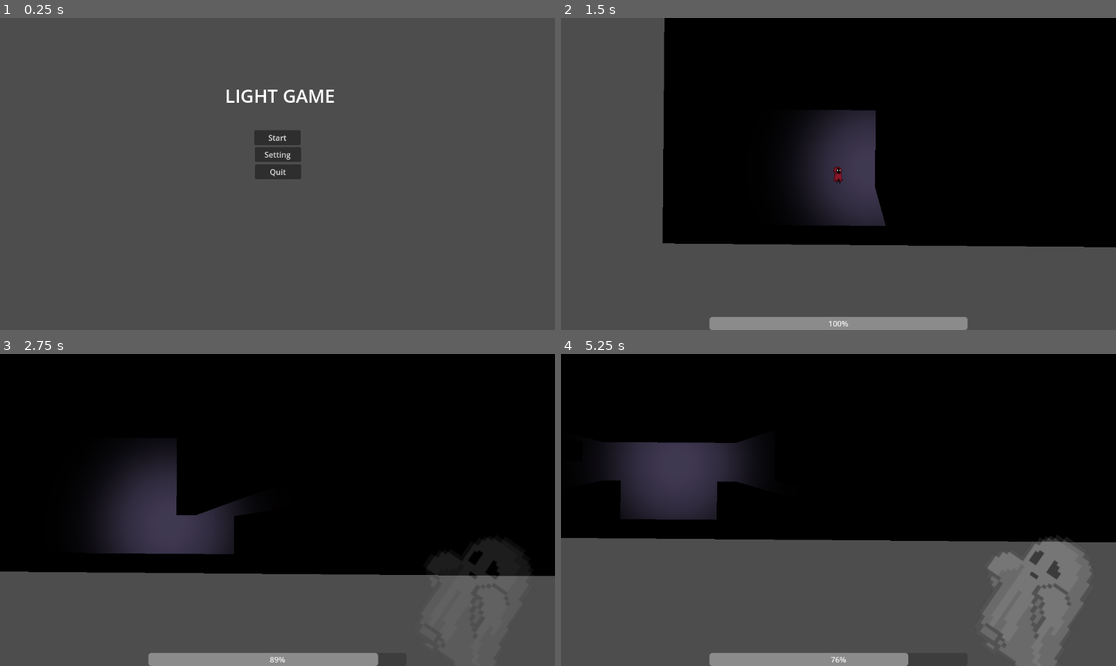
Above: before the commit, frames 1-4 (two rows, left to right).
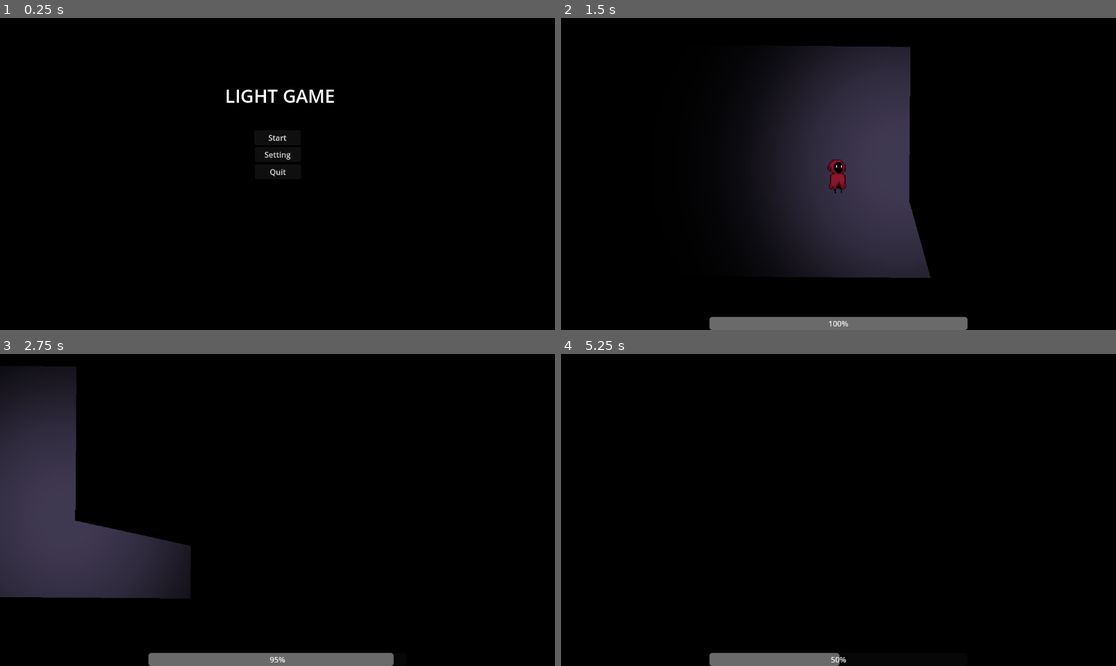
Above: after the commit, the same moments.

Repository: siedzetutaj/Light_Game
Game: Godot game, scene res://gameInstance/game_instance.tscn
The game is run twice, just before and just after one commit, with the same random seed, the same clock (stepped at 60 frames per second) and the same inputs.
Inputs (mouse positions are in pixels of both pictures, inside the frame that each line leads up to):
- Up to frame 1 (0.25 s): no input
- Up to frame 2 (1.5 s): click "Start" at 0.5 s; tap Enter (ui_accept) at 1.25 s; move the mouse to (960, 158) at 1.27 s; hold Right (ui_right) from 1.28 s (still down)
- Up to frame 3 (2.75 s): keep holding Right (ui_right); tap Enter (ui_accept) at 1.52, 2.27 s; move the mouse to (166, 525) at 2.02 s
- Up to frame 4 (5.25 s): move the mouse to (894, 441) at 2.77 s; release Right (ui_right) at 2.78 s; hold Left (ui_left) 2.78-3.53 s; move the mouse to (810, 572) at 3.52 s; hold Right (ui_right) 3.53-5.03 s; tap Enter (ui_accept) at 3.77, 4.52 s; move the mouse to (1005, 556) at 4.27 s; move the mouse to (672, 463) at 5.02 s; hold Left (ui_left) from 5.03 s (still down)

The runs differ from the first frame. In frame 1, 100% of the frame differs, in the area x 0-100%, y 0-100%; in frame 2, 53%; in frame 3, 46%; in frame 4, 46%.

Commit message:
shaders

Diff:
--- a/Sprite2D.gd
+++ b/Sprite2D.gd
@@ -3,6 +3,5 @@
 @export var player_body: CharacterBody2D
 @export var appear_value:float = 100
 
-func _process(delta):
+func _process(_delta):
 	modulate.a = (appear_value - player_body.fear)/100
-	pass
--- a/project.godot
+++ b/project.godot
@@ -10,7 +10,7 @@
 
 [application]
 
-config/name="Learning"
+config/name="Light_Game"
 run/main_scene="res://gameInstance/game_instance.tscn"
 config/features=PackedStringArray("4.1", "Forward Plus")
 config/icon="res://icon.svg"
@@ -57,3 +57,7 @@
 , Object(InputEventKey,"resource_local_to_scene":false,"resource_name":"","device":-1,"window_id":0,"alt_pressed":false,"shift_pressed":false,"ctrl_pressed":false,"meta_pressed":false,"pressed":false,"keycode":0,"physical_keycode":83,"key_label":0,"unicode":115,"echo":false,"script":null)
 ]
 }
+
+[rendering]
+
+environment/defaults/default_clear_color=Color(0, 0, 0, 1)
--- /dev/null
+++ b/scenes/ColorRect.gd
@@ -0,0 +1,7 @@
+extends ColorRect
+
+@export var player_body: CharacterBody2D
+
+
+func _process(_delta):
+	modulate.a = (100 - player_body.fear)/100
--- a/scenes/game.tscn
+++ b/scenes/game.tscn
@@ -16,22 +16,23 @@
 [node name="Player" parent="." instance=ExtResource("1_xieed")]
 light_mask = 3
 visibility_layer = 3
-position = Vector2(19, 130)
+position = Vector2(20, 100)
 
 [node name="Light" parent="." instance=ExtResource("3_p0v0p")]
-position = Vector2(19, 91)
-
-[node name="Camera2D" type="Camera2D" parent="."]
-zoom = Vector2(2.685, 2.685)
+position = Vector2(-2, 80)
+metadata/_edit_lock_ = true
 
 [node name="CanvasModulate" type="CanvasModulate" parent="."]
 color = Color(0, 0, 0, 1)
+metadata/_edit_lock_ = true
 
 [node name="CanvasLayer" type="CanvasLayer" parent="."]
 
 [node name="UI" parent="CanvasLayer" instance=ExtResource("5_xy10v")]
+metadata/_edit_lock_ = true
 
 [node name="CanvasLayer2" type="CanvasLayer" parent="."]
 
 [node name="GameOverScrean" parent="CanvasLayer2" instance=ExtResource("6_fi5uh")]
 visible = false
+metadata/_edit_lock_ = true
--- a/scenes/player.tscn
+++ b/scenes/player.tscn
@@ -1,54 +1,22 @@
-[gd_scene load_steps=13 format=3 uid="uid://cbcs3daelmlmy"]
+[gd_scene load_steps=15 format=3 uid="uid://cbcs3daelmlmy"]
 
 [ext_resource type="Script" path="res://Player.gd" id="1_gqcpc"]
 [ext_resource type="Texture2D" uid="uid://cur1jujuo6kx1" path="res://AnimationSheet_Character.png" id="2_4sxwq"]
 [ext_resource type="Script" path="res://scenes/Player_movement.gd" id="3_5l3mh"]
+[ext_resource type="Shader" path="res://shaders/game.gdshader" id="4_eto7l"]
 [ext_resource type="Script" path="res://scenes/Animations.gd" id="4_l56bn"]
 [ext_resource type="Script" path="res://scenes/Node2D.gd" id="5_yoisq"]
-[ext_resource type="PackedScene" uid="uid://cttbpbthh46x" path="res://scenes/ghost.tscn" id="6_omw5x"]
+[ext_resource type="Script" path="res://scenes/ColorRect.gd" id="5_ys2yh"]
 
 [sub_resource type="RectangleShape2D" id="RectangleShape2D_n555g"]
 size = Vector2(9, 15)
-
-[sub_resource type="Animation" id="Animation_serl1"]
-resource_name = "walk_right"
-length = 0.8
-loop_mode = 1
-tracks/0/type = "value"
-tracks/0/imported = false
-tracks/0/enabled = true
-tracks/0/path = NodePath("Sprite2D:frame_coords")
-tracks/0/interp = 1
-tracks/0/loop_wrap = true
-tracks/0/keys = {
-"times": PackedFloat32Array(0, 0.1, 0.2, 0.3, 0.4, 0.5, 0.6, 0.7),
-"transitions": PackedFloat32Array(1, 1, 1, 1, 1, 1, 1, 1),
-"update": 1,
-"values": [Vector2i(0, 3), Vector2i(1, 3), Vector2i(2, 3), Vector2i(3, 3), Vector2i(4, 3), Vector2i(5, 3), Vector2i(6, 3), Vector2i(7, 3)]
-}
-
-[sub_resource type="Animation" id="Animation_1p10n"]
-resource_name = "jump"
-length = 0.9
-tracks/0/type = "value"
-tracks/0/imported = false
-tracks/0/enabled = true
-tracks/0/path = NodePath("Sprite2D:frame")
-tracks/0/interp = 1
-tracks/0/loop_wrap = true
-tracks/0/keys = {
-"times": PackedFloat32Array(0, 0.1, 0.2, 0.3, 0.4, 0.5, 0.6, 0.7, 0.8),
-"transitions": PackedFloat32Array(1, 1, 1, 1, 1, 1, 1, 1, 1),
-"update": 1,
-"values": [48, 41, 42, 43, 44, 45, 46, 47, 48]
-}
 
 [sub_resource type="Animation" id="Animation_ueedi"]
 length = 0.001
 tracks/0/type = "value"
 tracks/0/imported = false
 tracks/0/enabled = true
-tracks/0/path = NodePath("Sprite2D:frame")
+tracks/0/path = NodePath("CollisionShape2D/Sprite2D:frame")
 tracks/0/interp = 1
 tracks/0/loop_wrap = true
 tracks/0/keys = {
@@ -65,7 +33,7 @@
 tracks/0/type = "value"
 tracks/0/imported = false
 tracks/0/enabled = true
-tracks/0/path = NodePath("Sprite2D:frame")
+tracks/0/path = NodePath("CollisionShape2D/Sprite2D:frame")
 tracks/0/interp = 1
 tracks/0/loop_wrap = true
 tracks/0/keys = {
@@ -73,6 +41,39 @@
 "transitions": PackedFloat32Array(1, 1),
 "update": 1,
 "values": [0, 1]
+}
+
+[sub_resource type="Animation" id="Animation_1p10n"]
+resource_name = "jump"
+length = 0.9
+tracks/0/type = "value"
+tracks/0/imported = false
+tracks/0/enabled = true
+tracks/0/path = NodePath("CollisionShape2D/Sprite2D:frame")
+tracks/0/interp = 1
+tracks/0/loop_wrap = true
+tracks/0/keys = {
+"times": PackedFloat32Array(0, 0.1, 0.2, 0.3, 0.4, 0.5, 0.6, 0.7, 0.8),
+"transitions": PackedFloat32Array(1, 1, 1, 1, 1, 1, 1, 1, 1),
+"update": 1,
+"values": [48, 41, 42, 43, 44, 45, 46, 47, 48]
+}
+
+[sub_resource type="Animation" id="Animation_serl1"]
+resource_name = "walk_right"
+length = 0.8
+loop_mode = 1
+tracks/0/type = "value"
+tracks/0/imported = false
+tracks/0/enabled = true
+tracks/0/path = NodePath("CollisionShape2D/Sprite2D:frame_coords")
+tracks/0/interp = 1
+tracks/0/loop_wrap = true
+tracks/0/keys = {
+"times": PackedFloat32Array(0, 0.1, 0.2, 0.3, 0.4, 0.5, 0.6, 0.7),
+"transitions": PackedFloat32Array(1, 1, 1, 1, 1, 1, 1, 1),
+"update": 1,
+"values": [Vector2i(0, 3), Vector2i(1, 3), Vector2i(2, 3), Vector2i(3, 3), Vector2i(4, 3), Vector2i(5, 3), Vector2i(6, 3), Vector2i(7, 3)]
 }
 
 [sub_resource type="AnimationLibrary" id="AnimationLibrary_0o28d"]
@@ -83,6 +84,11 @@
 "walk_right": SubResource("Animation_serl1")
 }
 
+[sub_resource type="ShaderMaterial" id="ShaderMaterial_dgfx8"]
+shader = ExtResource("4_eto7l")
+shader_parameter/levels = 10
+shader_parameter/spread = 0.01
+
 [node name="Player" type="CharacterBody2D"]
 collision_layer = 512
 slide_on_ceiling = false
@@ -92,11 +98,11 @@
 position = Vector2(-0.5, 1.5)
 shape = SubResource("RectangleShape2D_n555g")
 
-[node name="Sprite2D" type="Sprite2D" parent="."]
+[node name="Sprite2D" type="Sprite2D" parent="CollisionShape2D"]
 light_mask = 3
 visibility_layer = 3
 texture_filter = 1
-position = Vector2(0, 1)
+position = Vector2(0.5, -0.5)
 scale = Vector2(0.5, 0.5)
 texture = ExtResource("2_4sxwq")
 hframes = 8
@@ -104,38 +110,35 @@
 frame = 48
 
 [node name="Camera2D" type="Camera2D" parent="."]
-zoom = Vector2(2.5, 2.5)
+zoom = Vector2(5, 5)
 
 [node name="AnimationPlayer" type="AnimationPlayer" parent="."]
 libraries = {
 "": SubResource("AnimationLibrary_0o28d")
 }
 
-[node name="PlayerMovement" type="Node" parent="." node_paths=PackedStringArray("player_body")]
-script = ExtResource("3_5l3mh")
+[node name="Chromatic Aberration" type="ColorRect" parent="." node_paths=PackedStringArray("player_body")]
+modulate = Color(1, 1, 1, 0)
+material = SubResource("ShaderMaterial_dgfx8")
+offset_left = -238.0
+offset_top = -252.0
+offset_right = 305.0
+offset_bottom = 131.0
+script = ExtResource("5_ys2yh")
 player_body = NodePath("..")
 
-[node name="Animations" type="Node" parent="." node_paths=PackedStringArray("player_body", "animations", "player_sprite")]
-script = ExtResource("4_l56bn")
-player_body = NodePath("..")
-animations = NodePath("../AnimationPlayer")
-player_sprite = NodePath("../Sprite2D")
+[node name="scritpsContainer" type="Node" parent="."]
 
-[node name="Fear" type="Node" parent="." node_paths=PackedStringArray("player_body")]
-script = ExtResource("5_yoisq")
-player_body = NodePath("..")
-
-[node name="CanvasLayer" type="CanvasLayer" parent="."]
-
-[node name="Ghost" parent="CanvasLayer" node_paths=PackedStringArray("player_body") instance=ExtResource("6_omw5x")]
-position = Vector2(997, 515)
-rotation = 0.602127
-scale = Vector2(1.18102, 1.306)
+[node name="PlayerMovement" type="Node" parent="scritpsContainer" node_paths=PackedStringArray("player_body")]
+script = ExtResource("3_5l3mh")
 player_body = NodePath("../..")
 
-[node name="Ghost2" parent="CanvasLayer" node_paths=PackedStringArray("player_body") instance=ExtResource("6_omw5x")]
-position = Vector2(1001, 96)
-rotation = -0.539296
-scale = Vector2(1.18102, 1.306)
+[node name="Animations" type="Node" parent="scritpsContainer" node_paths=PackedStringArray("player_body", "animations", "player_sprite")]
+script = ExtResource("4_l56bn")
 player_body = NodePath("../..")
-appear_value = 50.0
+animations = NodePath("../../AnimationPlayer")
+player_sprite = NodePath("../../CollisionShape2D/Sprite2D")
+
+[node name="Fear" type="Node" parent="scritpsContainer" node_paths=PackedStringArray("player_body")]
+script = ExtResource("5_yoisq")
+player_body = NodePath("../..")
--- /dev/null
+++ b/shaders/game.gdshader
@@ -0,0 +1,25 @@
+shader_type canvas_item;
+
+uniform int levels = 3;
+uniform float spread = 0.01;
+uniform sampler2D SCREEN_TEXTURE : hint_screen_texture, filter_linear_mipmap;
+
+vec3 chromatic_slice(float t){
+	vec3 res = vec3(1.0-t, 1.0 - abs(t - 1.0), t - 1.0);
+	return max(res, 0.0);
+}
+
+void fragment(){
+	vec3 sum;
+	COLOR.rgb = vec3(0);
+	vec2 offset = (UV - vec2(0.5))*vec2(1,-1);
+	for(int i = 0; i < levels; i++){
+		float t = 2.0*float(i)/float(levels-1); // range 0.0->2.0
+		vec3 slice = vec3(1.0-t, 1.0 - abs(t - 1.0), t - 1.0);
+		slice = max(slice, 0.0);
+		sum += slice;
+		vec2 slice_offset = (t-1.0)*spread*offset;
+		COLOR.rgb += slice * texture(SCREEN_TEXTURE, SCREEN_UV + slice_offset).rgb;
+	}
+	COLOR.rgb /= sum;
+}
--- /dev/null
+++ b/shaders/sprite_2d.tscn
@@ -0,0 +1,15 @@
+[gd_scene load_steps=4 format=3 uid="uid://by5ech5yi8hdv"]
+
+[ext_resource type="Shader" path="res://test.gdshader" id="1_vf4ti"]
+[ext_resource type="Texture2D" uid="uid://c6o3ydg4xvgo0" path="res://resources/tiles/Sprites/12-Live and Coins/Numbers (6x8).png" id="2_mx3ni"]
+
+[sub_resource type="ShaderMaterial" id="ShaderMaterial_17wt4"]
+shader = ExtResource("1_vf4ti")
+shader_parameter/levels = 6
+shader_parameter/spread = -0.87
+
+[node name="Sprite2D" type="Sprite2D"]
+material = SubResource("ShaderMaterial_17wt4")
+position = Vector2(627.656, 379.859)
+scale = Vector2(10.5115, 18.2852)
+texture = ExtResource("2_mx3ni")
--- /dev/null
+++ b/test.gdshader
@@ -0,0 +1,25 @@
+shader_type canvas_item;
+
+uniform int levels = 3;
+uniform float spread = 0.01;
+uniform sampler2D SCREEN_TEXTURE : hint_screen_texture, filter_linear_mipmap;
+
+vec3 chromatic_slice(float t){
+	vec3 res = vec3(1.0-t, 1.0 - abs(t - 1.0), t - 1.0);
+	return max(res, 0.0);
+}
+
+void fragment(){
+	vec3 sum;
+	COLOR.rgb = vec3(0);
+	vec2 offset = (UV - vec2(0.5))*vec2(1,-1);
+	for(int i = 0; i < levels; i++){
+		float t = 2.0*float(i)/float(levels-1); // range 0.0->2.0
+		vec3 slice = vec3(1.0-t, 1.0 - abs(t - 1.0), t - 1.0);
+		slice = max(slice, 0.0);
+		sum += slice;
+		vec2 slice_offset = (t-1.0)*spread*offset;
+		COLOR.rgb += slice * texture(SCREEN_TEXTURE, SCREEN_UV + slice_offset).rgb;
+	}
+	COLOR.rgb /= sum;
+}
